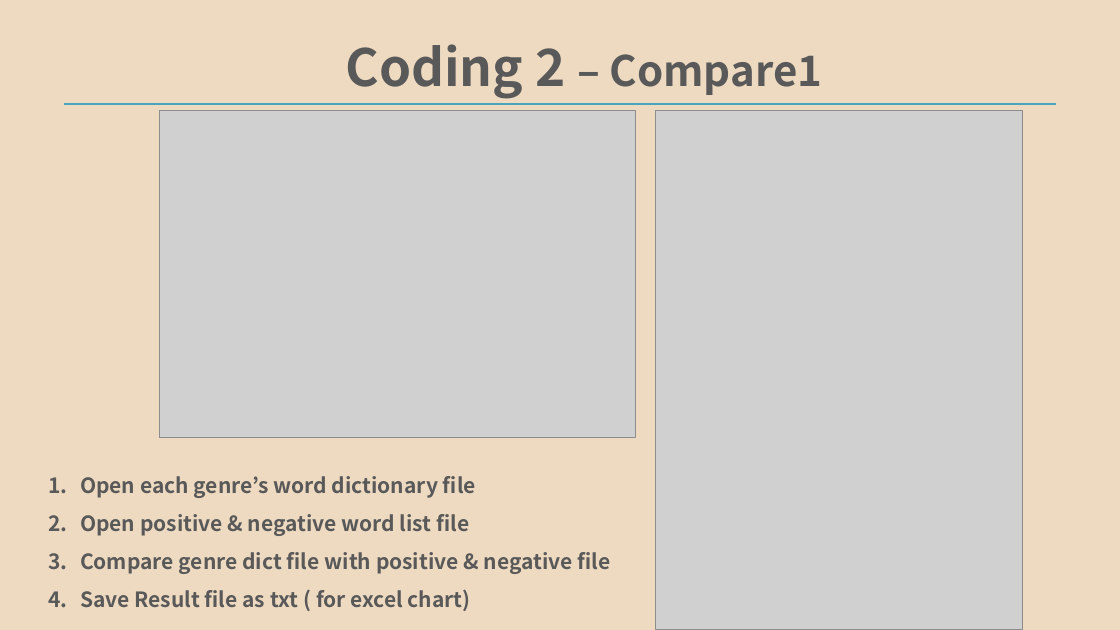
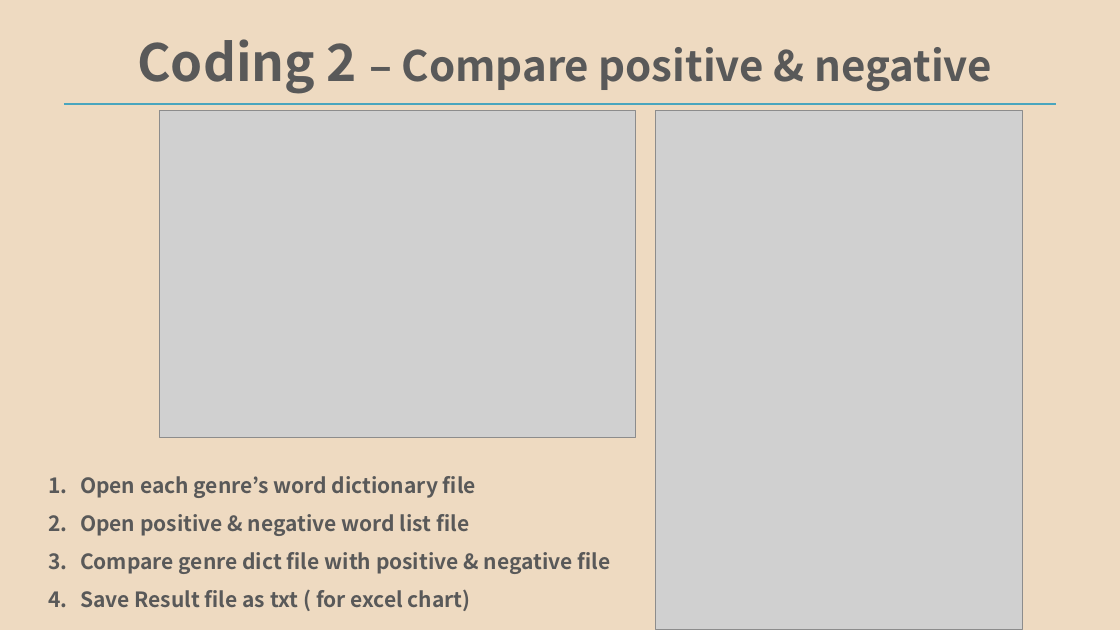
Before and after one commit to SangHyune546/NLP, a slide deck: slide 5 of Project1/PPT/20154637_Term_indexing.pptx (slide 4 before the commit). Drawn at 1120x630 pixels with LibreOffice and Linux fonts; fonts in the diff are those of the drawing; grey boxes stand for pictures. Boxes give left, top, right and bottom in pixels: in the first picture for what was removed or moved away, otherwise in the second. Text is boxed around its words. In the diff, an @@ line names an element or a change of style, - is before the commit and + after.

```diff
--- a/Project1/PPT/20154637_Term_indexing.pptx
+++ b/Project1/PPT/20154637_Term_indexing.pptx
@@ text at bbox=[137, 39, 992, 94]: text changed @@
-Coding 2 – Compare1
+Coding 2 – Compare positive & negative
```
Also in this commit, not shown: 6 other slides changed, 4 slides added.
